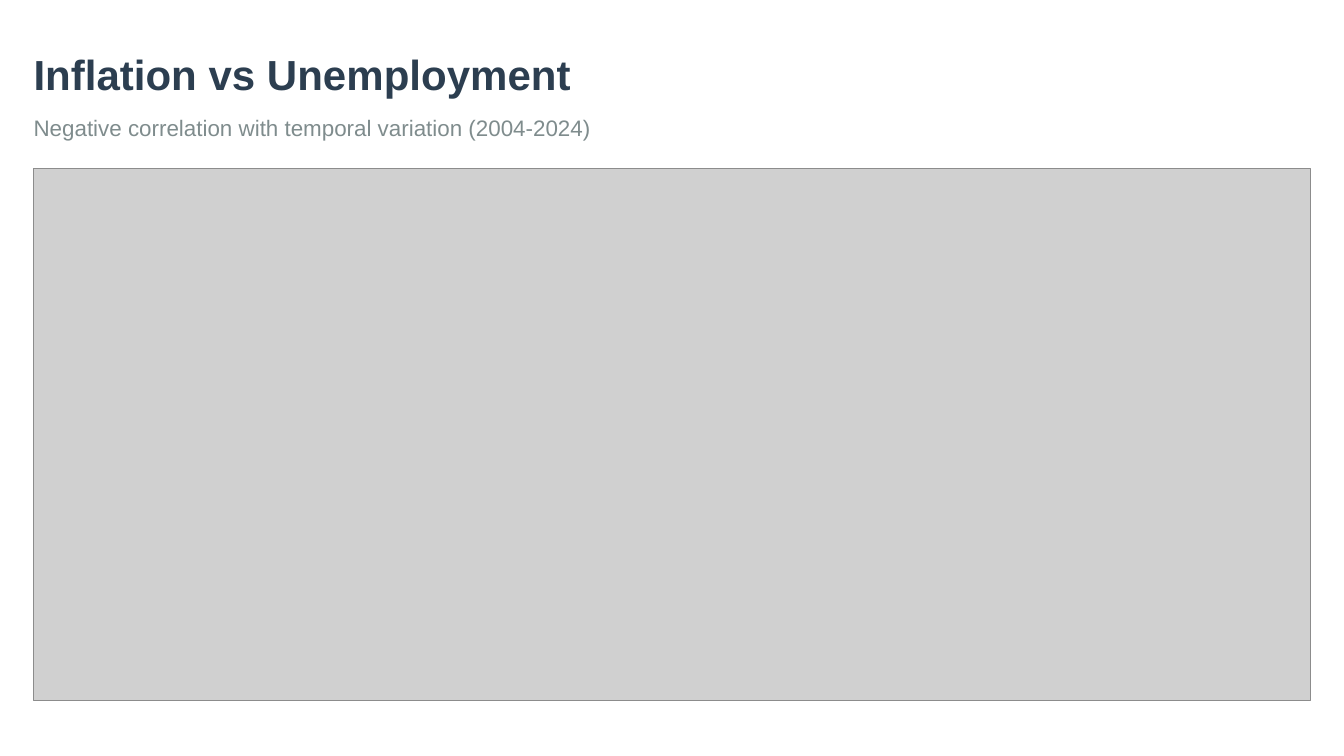
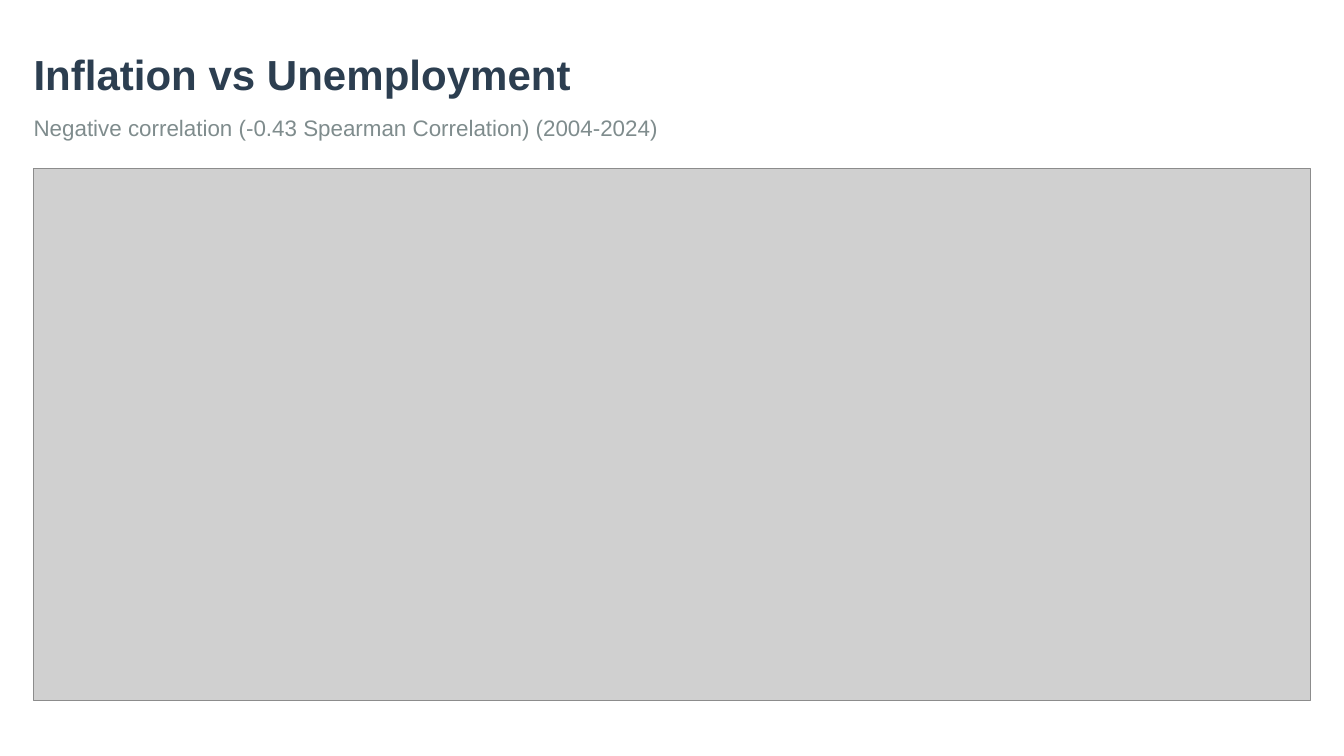
Before and after one commit to SexomQ/ExploratoryDataAnalysis, a slide deck: slide 5 of Reports & Presentations/Luxembourg_Development_EDA_Presentation.pptx. Drawn at 1344x756 pixels with LibreOffice and Linux fonts; fonts in the diff are those of the drawing; grey boxes stand for pictures. Boxes give left, top, right and bottom in pixels: in the first picture for what was removed or moved away, otherwise in the second. Text is boxed around its words. In the diff, an @@ line names an element or a change of style, - is before the commit and + after.

```diff
--- a/Reports & Presentations/Luxembourg_Development_EDA_Presentation.pptx
+++ b/Reports & Presentations/Luxembourg_Development_EDA_Presentation.pptx
@@ text at (x1=34, y1=120, x2=658, y2=141): text changed @@
-Negative correlation with temporal variation (2004-2024)
+Negative correlation (-0.43 Spearman Correlation) (2004-2024)
```
Also in this commit, not shown: 5 other slides changed, 2 other files.
